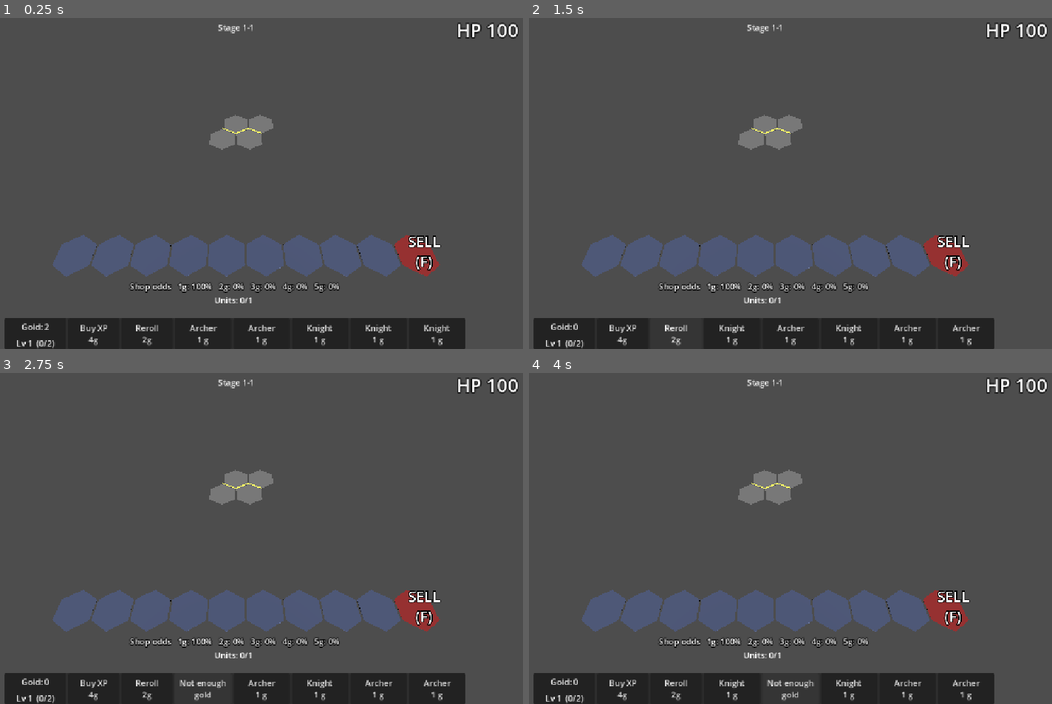
Above: before the commit, frames 1-4 (two rows, left to right).
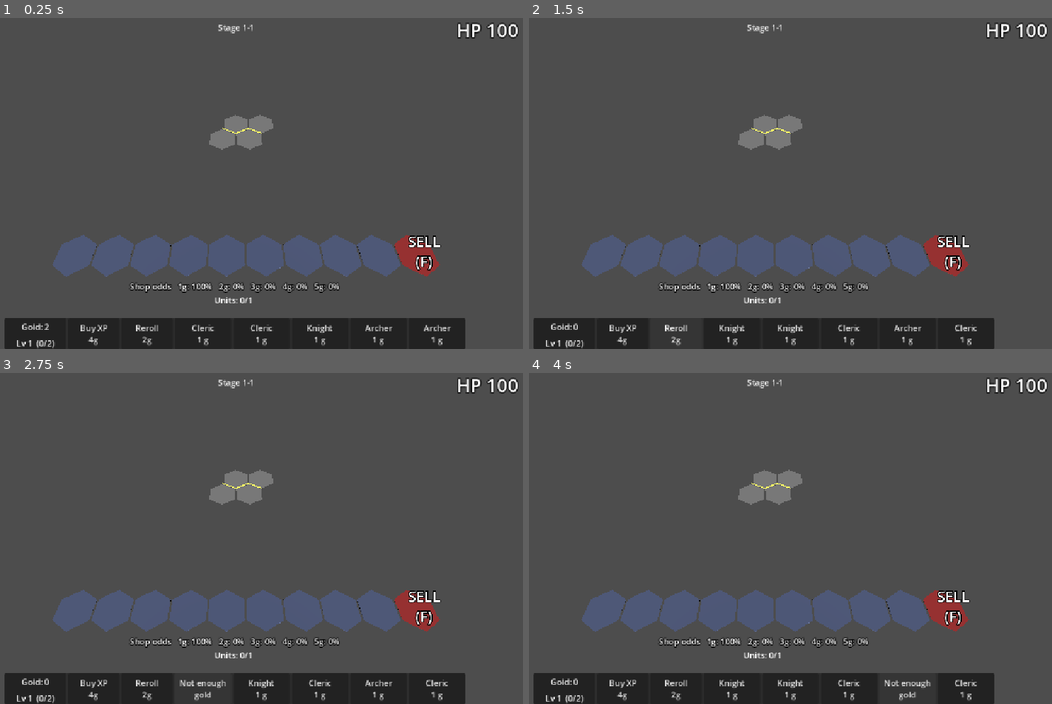
Above: after the commit, the same moments.

Repository: Pentastic23/Hare-Hex
Game: Godot game, scene res://scenes/main.tscn
Same seed, same stepped clock (60 frames per second), same inputs: the game is played once before the commit and once after it.
Inputs:
- Up to frame 1 (0.25 s): no input
- Up to frame 2 (1.5 s): click "Buy XP 4g" at 0.5 s; click "Reroll 2g" at 1.25 s
- Up to frame 3 (2.75 s): click "Knight 1 g" at 2 s
- Up to frame 4 (4 s): click "Not enough gold" at 2.75 s; click "Archer 1 g" at 3.5 s

The runs differ from the first frame. In frame 1, 0.3% of the frame differs, in the area x 36-87%, y 92-96%; in frame 2, 0.2%; in frame 3, 0.2%; in frame 4, 0.5%, in the area x 45-87%, y 92-100%.

Commit message:
Fix combat start/end resets, shop phase check, and unit data
- start_combat now calls begin_combat() on the real units (it was
  instantiating a throwaway unit), so Caster mana and Order HP bonus
  apply and units start at full health.
- Unit.end_combat clears synergy bonuses.
- Shop: slots find GameManager via group "game_manager" (node name has
  a space); _on_unit_bought refuses outside PREP.
- Merges after a drop only run in PREP; removed the early merge that
  could merge away the dragged unit.
- Unit data: Rogue tag spelling, Guardian name and stats, Cleric stats
  and cost, Assassin move speed.
- Fix res://Scenes/ path casing to res://scenes/.
- Cleanup: unused Phase enum, duplicate end-combat check,
  board_count_changed signal, unused unit.tscn nodes, redundant
  board_label refreshes, two-letter unit label after merge.
- CLAUDE.md: status, remaining issues, and rules updated.

Co-Authored-By: Claude Sonnet 5.5 <noreply@anthropic.com>

Diff:
--- a/Scripts/board_label.gd
+++ b/Scripts/board_label.gd
@@ -5,19 +5,15 @@
 
 func _ready():
 	board = get_tree().get_first_node_in_group("board") as Board
-	Events.xp_changed.connect(func(_l, _x, _n): _refresh())
-	Events.phase_changed.connect(func(_p): _refresh())
 	Events.board_limit_hit.connect(_flash)
-	await get_tree().process_frame
-	_refresh()
 
 func _process(_delta):
-	_refresh()   # cheap; keeps the count right after every drag
+	_refresh()   # cheap; keeps the count right after every drag, buy and level-up
 
 func _refresh():
 	if board == null: return
 	text = "Units: %d/%d" % [board.units_on_board(), GameState.max_board_units()]
-	if text != "" and not _flashing:
+	if not _flashing:
 		modulate = Color.WHITE
 
 var _flashing := false
--- a/Scripts/drag_controller.gd
+++ b/Scripts/drag_controller.gd
@@ -77,9 +77,6 @@
 		tile = board.nearest_tile(ground)
 		if not in_prep:
 			tile = null
-	if in_prep:
-		board.merge_all()
-
 	board.detach(u)   # u's origin slot is now free
 
 	if bench_i != -1:
@@ -101,7 +98,8 @@
 	else:
 		_place_at_origin(u, ob, oc)
 
-	board.merge_all()
+	if in_prep:
+		board.merge_all()
 
 func _place_at_origin(u: Unit, ob: int, oc: Vector2i):
 	if ob != -1:
--- a/Scripts/events.gd
+++ b/Scripts/events.gd
@@ -12,7 +12,6 @@
 signal reroll_pressed
 signal buy_xp_pressed
 signal board_limit_hit
-signal board_count_changed(current: int, limit: int)
 signal unit_sold(data: UnitData, star: int, refund: int)
 signal round_changed(stage: int, round_in_stage: int)
 signal streak_changed(wins: int, losses: int)
--- a/Scripts/game_manager.gd
+++ b/Scripts/game_manager.gd
@@ -2,11 +2,10 @@
 extends Node
 
 var phase: int = Events.Phase.PREP
-enum Phase { PREP, COMBAT, RESULT }
 var fighting := false
 var combat_time := 0.0
 var snapshot := {}   # Unit -> Vector2i
-var unit_scene: PackedScene = preload("res://Scenes/unit.tscn")
+var unit_scene: PackedScene = preload("res://scenes/unit.tscn")
 @export var prep_time := 10
 @onready var board: Board = $"../Board"
 @export var unit_pool: Array[UnitData] = []
@@ -22,11 +21,12 @@
 
 
 func _on_unit_bought(d: UnitData):
+	if game_over or phase != Events.Phase.PREP: return
 	var slot = board.first_free_bench()
 	if slot == -1 and not board.would_complete_merge(d): return
 	GameState.gold -= d.cost
 	shop_offers.erase(d)   # stays out of the pool; it's ours now
-	var u := preload("res://Scenes/unit.tscn").instantiate() as Unit
+	var u := unit_scene.instantiate() as Unit
 	board.get_node("Units").add_child(u)
 	u.setup(d, 0)
 	if slot != -1:
@@ -65,6 +65,7 @@
 
 
 func _ready():
+	add_to_group("game_manager")   # shop_slot.gd finds us by group; the node name has a space
 	shared_pool = UnitPool.new(unit_pool)
 	Events.unit_bought.connect(_on_unit_bought)
 	Events.unit_sold.connect(_on_unit_sold)
@@ -156,8 +157,8 @@
 	Synergies.apply(mine)
 	_spawn_enemies()
 	for n in units_node.get_children():
-		var u := unit_scene.instantiate() as Unit
-		if u:
+		var u := n as Unit
+		if u and u.coord.x >= 0:
 			u.begin_combat()
 	combat_time = 0.0
 	fighting = true
@@ -208,8 +209,6 @@
 			enemy_stars += u.star
 	if alive_p == 0 or alive_e == 0 or combat_time > 60.0:
 		_end_combat(alive_e == 0 and alive_p > 0, enemy_stars)
-	if alive_p == 0 or alive_e == 0 or combat_time > 60.0:
-		_end_combat(alive_e == 0 and alive_p > 0, enemy_stars)
 
 func _end_combat(player_won: bool, enemy_stars: int):
 	if not fighting: return
--- a/Scripts/label.gd
+++ b/Scripts/label.gd
@@ -1,5 +1,5 @@
 
-# xp_label.gd
+# label.gd  (XP / level label)
 extends Label
 
 func _ready():
--- a/Scripts/shop_slot.gd
+++ b/Scripts/shop_slot.gd
@@ -14,7 +14,7 @@
 	disabled = true
 
 func _pressed():
-	var gm := get_tree().root.get_node_or_null("Main/GameManager")
+	var gm := get_tree().get_first_node_in_group("game_manager")
 	if gm != null and gm.phase != Events.Phase.PREP:
 		_flash("Fighting...")
 		return
--- a/Scripts/unit.gd
+++ b/Scripts/unit.gd
@@ -68,7 +68,8 @@
 	health = max_hp()
 	_last_ratio = -1.0
 	$ModelHolder.scale = Vector3.ONE * STAR_SIZE[star]
-	letter_label.text = data.display_name.substr(0, 1).to_upper() + ("*".repeat(star - 1))
+	if letter_label != null:
+		letter_label.text = data.display_name.substr(0, 2).to_upper() + ("*".repeat(star - 1))
 
 func _ready():
 	_make_bar()
@@ -172,6 +173,7 @@
 	moving = false
 	dead = false
 	visible = true
+	clear_bonuses()   # synergies are re-applied at the next combat start
 	health = max_hp()
 	target = null
 	_last_ratio = -1.0
--- a/scenes/unit.tscn
+++ b/scenes/unit.tscn
@@ -23,7 +23,3 @@
 [node name="CollisionShape3D" type="CollisionShape3D" parent="Area3D" unique_id=1302471192]
 transform = Transform3D(1, 0, 0, 0, 1, 0, 0, 0, 1, 0, 1, 0)
 shape = SubResource("BoxShape3D_o7ajc")
-
-[node name="Health bar" type="Sprite3D" parent="." unique_id=268889712]
-
-[node name="AnimationPlayer" type="AnimationPlayer" parent="." unique_id=266448108]
--- a/tres/assassin.tres
+++ b/tres/assassin.tres
@@ -9,7 +9,7 @@
 attack_damage = 75.0
 attack_range = 1.0
 attacks_per_second = 0.9
-move_speed = 3.1
+move_speed = 1.5
 cost = 3
-tags = Array[StringName]([&"Shadow", &"Rouge"])
+tags = Array[StringName]([&"Shadow", &"Rogue"])
 metadata/_custom_type_script = "uid://cps714rkrb4e0"
--- a/tres/cleric.tres
+++ b/tres/cleric.tres
@@ -5,13 +5,12 @@
 [resource]
 script = ExtResource("1_jv05k")
 display_name = "Cleric"
-max_health = 850.0
-max_mana = 100.0
-start_mana = 40.0
-attack_damage = 45.0
-attack_range = 1.0
+max_health = 500.0
+max_mana = 50.0
+start_mana = 20.0
+attack_damage = 35.0
+attack_range = 3.0
 attacks_per_second = 0.6
 move_speed = 1.5
-cost = 2
 tags = Array[StringName]([&"Order", &"Caster"])
 metadata/_custom_type_script = "uid://cps714rkrb4e0"
--- a/tres/guardian.tres
+++ b/tres/guardian.tres
@@ -4,13 +4,13 @@
 
 [resource]
 script = ExtResource("1_03o0m")
-display_name = "Gaurdian"
-max_health = 650.0
-max_mana = 80.0
-start_mana = 20.0
-attack_damage = 50.0
+display_name = "Guardian"
+max_health = 850.0
+max_mana = 100.0
+start_mana = 40.0
+attack_damage = 45.0
 attack_range = 1.0
-attacks_per_second = 0.7
+attacks_per_second = 0.6
 move_speed = 1.5
 cost = 2
 tags = Array[StringName]([&"Order", &"Protector"])
--- a/tres/thief.tres
+++ b/tres/thief.tres
@@ -12,5 +12,5 @@
 attacks_per_second = 0.9
 move_speed = 1.5
 cost = 2
-tags = Array[StringName]([&"Shadow", &"Rouge"])
+tags = Array[StringName]([&"Shadow", &"Rogue"])
 metadata/_custom_type_script = "uid://cps714rkrb4e0"
Not shown, changed: CLAUDE.md
